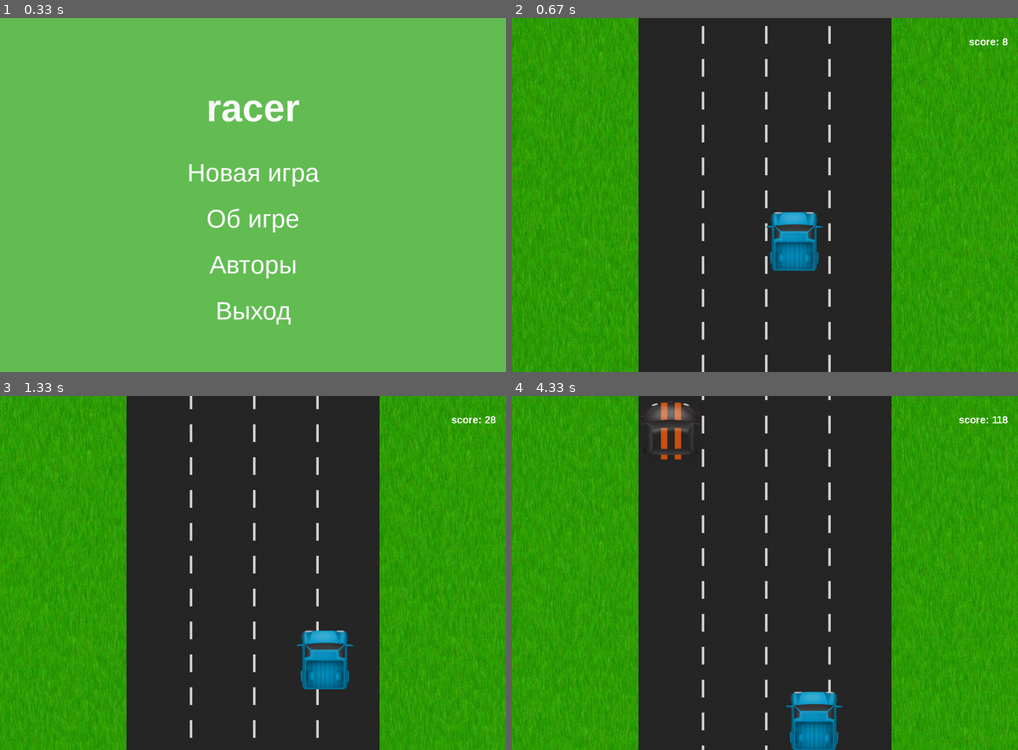
Above: before the commit, frames 1-4 (two rows, left to right).
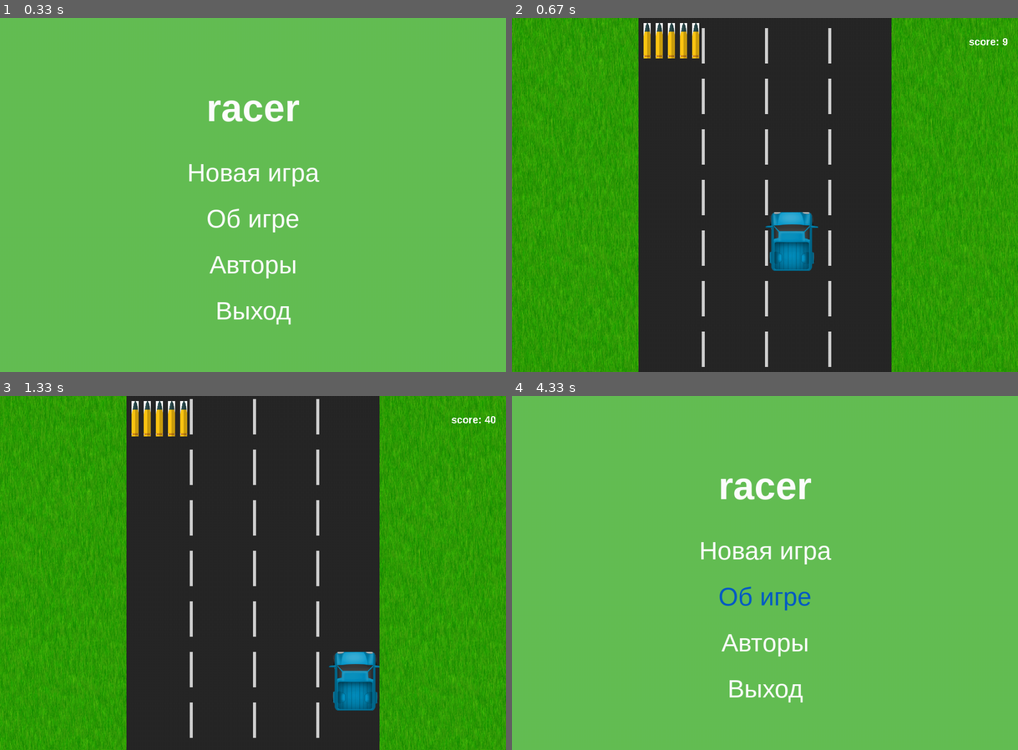
Above: after the commit, the same moments.

Repository: Strexas/pygame_project
Game: pygame game, started from scripts/start.py
Same seed, same stepped clock (60 frames per second), same inputs: the game is played once before the commit and once after it.
Inputs (mouse positions are in pixels of both pictures, inside the frame that each line leads up to):
- Up to frame 1 (0.33 s): no input
- Up to frame 2 (0.67 s): click (765, 170) at 0.38 s
- Up to frame 3 (1.33 s): hold Esc 0.67-1.13 s; hold D 0.67-1.13 s; move the mouse to (232, 587) at 0.7 s
- Up to frame 4 (4.33 s): hold W 1.67-2.13 s; hold D 2.17-2.63 s; hold A 2.67-3.2 s; hold S 3.23-3.53 s; tap Space at 3.57 s; click (952, 696) at 3.95 s; click (765, 597) at 4.28 s

Frame 1 is identical in both runs. In frame 2, 6.5% of the frame differs, in the area x 0-100%, y 0-100%; in frame 3, 8.9%; in frame 4, 100%.

Commit message:
стрельба ракетами)

Diff:
--- a/scripts/background.py
+++ b/scripts/background.py
@@ -10,25 +10,22 @@
         self.surface = pygame.Surface((self.width, self.height))
         self.sprite = pygame.transform.scale(sprite, (width, height))
         self.speed = speed
-        self.rects = [pygame.rect.Rect(
-            0, -self.height, self.width, self.height), pygame.rect.Rect(0, 0, self.width, self.height)]
+        self.sy = 0
         self.timer = pygame.time.get_ticks()
 
     def move(self):
         distance = (pygame.time.get_ticks() - self.timer) / 100 * self.speed
         self.timer = pygame.time.get_ticks()
-        for i in self.rects:
-            i.move_ip(0, distance)
-        if self.rects[0].y > -self.speed:
-            del self.rects[-1]
-            self.rects.insert(0, pygame.rect.Rect(
-                0, -self.height, self.width, self.height))
+        self.sy += distance
+        if self.sy > self.height:
+            self.sy = 0
+
 
     def speed_up(self, speed):
         self.speed += speed
 
     def render(self):
         self.move()
-        for i in self.rects:
-            self.surface.blit(self.sprite, i)
+        self.surface.blit(self.sprite, (0, 0), (0, self.height - self.sy, self.width, self.sy))
+        self.surface.blit(self.sprite, (0, self.sy), (0, 0, self.width, self.height - self.sy))
         return self.surface
--- a/scripts/game.py
+++ b/scripts/game.py
@@ -16,8 +16,10 @@
             f'{self.path}/sprites/cars/{i}') for i in os.listdir(f'{self.path}/sprites/cars/')]
         self.bg_sprite = pygame.image.load(
             f'{self.path}/sprites/background/grass.png')
+        self.bullet_sprite = pygame.image.load(
+            f'{self.path}/sprites/interface/bullet.jpeg')
         self.road = Road(width // 4, 0, width // 2,
-                         height, self.car_sprites, speed=self.speed)
+                         height, self.car_sprites, self.bullet_sprite, speed=self.speed)
         self.left_bg = Background(
             0, 0, self.width // 4, self.height, self.bg_sprite, self.speed)
         self.right_bg = Background(
@@ -26,13 +28,19 @@
         self.score_font = pygame.font.SysFont('Arial', self.width // 50, True)
 
     def speed_up(self):
-        self.speed += 2
-        self.road.speed_up(2)
-        self.left_bg.speed_up(2)
-        self.right_bg.speed_up(2)
+        self.speed += 1
+        print(self.speed)
+        self.road.speed_up(1)
+        self.left_bg.speed_up(1)
+        self.right_bg.speed_up(1)
+
+    def cyckle(self):
+        self.score += self.speed / 20
+        if int(self.score) % 250 == 0:
+            print('add')
+            self.road.add_rocket()
 
     def draw_score(self):
-        self.score += self.speed / 20
         x, y = self.width - \
             self.score_font.size(
                 f'score: {int(self.score)}')[0] - 20, self.height // 20
@@ -40,6 +48,7 @@
                           (x, y))
 
     def render(self):
+        self.cyckle()
         self.surface.blit(self.road.draw(), (self.road.x, self.road.y))
         self.surface.blit(self.left_bg.render(),
                           (self.left_bg.x, self.left_bg.y))
--- a/scripts/main.py
+++ b/scripts/main.py
@@ -2,6 +2,7 @@
 import random
 from menu import Game_Menu, Main_Menu
 from game import Game
+
 
 class Main:
     def __init__(self, display, fps=60):
@@ -17,8 +18,8 @@
                                    self.resolution[0] // 100 * 5, alpha=225)
 
         self.SPEEDUPEVENT = pygame.USEREVENT + 1
-        pygame.time.set_timer(self.SPEEDUPEVENT, 10000)
-
+        self.GAMEOVEREVENT = pygame.USEREVENT + 2
+        pygame.time.set_timer(self.SPEEDUPEVENT, 100)
 
     def back(self):
         print('main')
@@ -29,6 +30,7 @@
 
     def new_game(self):
         self.game = Game(self.resolution[0], self.resolution[1])
+        pygame.time.set_timer(self.SPEEDUPEVENT, 100)
         self.status = 'game'
 
     def game_info(self):
@@ -48,15 +50,17 @@
             if i.type == pygame.QUIT:
                 self.exit()
             if i.type == pygame.KEYDOWN:
-                print('key')
                 self.keyboard_handler(pygame.key.get_pressed())
             if i.type == self.SPEEDUPEVENT and self.status == 'game':
                 self.game.speed_up()
-
+                if self.game.speed > 30:
+                    pygame.time.set_timer(pygame.USEREVENT + 1, 0)
+            if i.type == self.GAMEOVEREVENT:
+                print(self.game.score)
+                self.status = 'main_menu'
 
     def keyboard_handler(self, keys):
         if self.status == 'game':
-            print('game')
             if keys[pygame.K_ESCAPE]:
                 self.status = 'game_menu'
             return
--- a/scripts/road.py
+++ b/scripts/road.py
@@ -3,8 +3,8 @@
 
 
 class Road:
-    def __init__(self, x, y, width, height, car_sprites: list, speed=5, road_color=pygame.Color(40, 40, 40),
-                 car_chance=0.01):
+    def __init__(self, x, y, width, height, car_sprites: list, rocket_sprite, speed=5, road_color=pygame.Color(40, 40, 40),
+                 car_chance=0.01, rocket_count=5):
         self.width = width
         self.height = height
         self.surface = pygame.Surface((width, height))
@@ -12,12 +12,12 @@
         self.y = y
         self.speed = speed
         self.car_chance = car_chance
-        self.markup_width = self.width // 100
-        self.markup_height = self.height // 20
+        self.markup_width = self.width // 80
+        self.markup_height = self.height // 10
         self.generate_markup_rects()
         self.road_color = road_color
 
-        self.car_width = self.width // 4 - 10
+        self.car_width = self.width // 4 - 20
         self.car_height = self.height // 6
         self.car_sprites = [pygame.transform.scale(
             i, (self.car_width, self.car_height)) for i in car_sprites]
@@ -26,9 +26,18 @@
                         self.car_width // 2 for i in range(1, 5)]
 
         self.person = Person(self.width // 2, self.height // 2,
-                             self.width, self.height, random.choice(self.car_sprites))
+                             self.width, self.height, random.choice(self.car_sprites), self.rocket_spawn)
+
+        self.rocket_sprite = pygame.transform.scale(
+            rocket_sprite, (self.height // 50, self.height // 10))
+        self.rocket_max_count = rocket_count
+        self.rocket_count = rocket_count
+        self.rockets = []
 
         self.timer = pygame.time.get_ticks()
+        self.spawn_timer = self.timer
+        self.spawn_time = 3000
+        self.GAMEOVEREVENT = pygame.event.Event(pygame.USEREVENT + 2)
 
     def generate_markup_rects(self):
         self.markup_rects = []
@@ -50,7 +59,10 @@
     def spawn_car(self):
         lines = list(range(4))
         y = -self.car_height
-        if random.randint(1, 1000) < self.car_chance * 1000:
+        time = pygame.time.get_ticks() - self.spawn_timer
+        chance = self.car_chance - (self.spawn_time - time) / 300000
+        if random.randint(1, 1000) < chance * 1000:
+            self.spawn_timer = pygame.time.get_ticks()
             print('spawn')
             if len(self.cars) == 0:
                 line = lines.pop(random.randint(0, len(lines) - 1))
@@ -67,6 +79,40 @@
                         self.lines_x[line], y, self.height, self.speed, random.choice(self.car_sprites)))
                     break
 
+    def rocket_spawn(self):
+        if self.rocket_count > 0:
+            self.rocket_count -= 1
+            rocket_x = self.person.rect.x + self.person.rect.width // 2
+            rocket_y = self.person.rect.y
+            self.rockets.append(Rocket(rocket_x, rocket_y, self.height, self.rocket_sprite, self.person.speed + self.width // 8))
+
+    def move_rockets(self, time):
+        for i in range(len(self.rockets)):
+            if i < len(self.rockets):
+                if self.rockets[i].move(time):
+                    del self.rockets[i]
+
+    def draw_rockets(self):
+        for i in self.rockets:
+            self.surface.blit(i.sprite, i.rect)
+
+    def add_rocket(self):
+        if self.rocket_count < self.rocket_max_count:
+            self.rocket_count += 1
+
+    def check_rockets(self):
+        for c in range(len(self.cars)):
+            if c < len(self.cars):
+                for r in range(len(self.rockets)):
+                    if r < len(self.rockets):
+                        if self.rockets[r].rect.colliderect(self.cars[c].rect):
+                            del self.cars[c]
+                            del self.rockets[r]
+                    else:
+                        return
+            else:
+                return
+
     def move_cars(self, time):
         for i in range(len(self.cars)):
             if i < len(self.cars):
@@ -96,16 +142,36 @@
                 self.markup_rects.insert(0, pygame.rect.Rect(
                     x * i, y, self.markup_width, self.markup_height))
 
-    def draw(self):
+    def draw_interface(self):
+        margin = self.width // 50
+        x, y = margin, margin
+        for i in range(self.rocket_count):
+            self.surface.blit(
+                self.rocket_sprite, (x + (margin * i + self.rocket_sprite.get_width() * i), y))
+
+    def check_alive(self):
+        if self.check_car_collision(self.person.rect):
+            print('game over')
+            pygame.event.post(self.GAMEOVEREVENT)
+
+    def cyckle(self):
         time = (pygame.time.get_ticks() - self.timer) / 100
         self.surface.fill(self.road_color)
         self.spawn_car()
         self.move_cars(time)
         self.move_markup(time)
+        self.move_rockets(time)
+        self.check_rockets()
+        self.check_alive()
+
+    def draw(self):
+        self.cyckle()
         for i in self.markup_rects:
             pygame.draw.rect(self.surface, (210, 210, 210), i)
         self.draw_cars()
         self.surface.blit(self.person.sprite, self.person.check())
+        self.draw_rockets()
+        self.draw_interface()
         return self.surface
 
 
@@ -127,7 +193,7 @@
 
 
 class Person:
-    def __init__(self, x, y, width, height, sprite, ):
+    def __init__(self, x, y, width, height, sprite, rocket_spawn_function):
         self.sprite = sprite
         self.width = width
         self.height = height
@@ -135,6 +201,8 @@
             x, y, sprite.get_width(), sprite.get_height())
         self.speed = 3
         self.state = False
+        self.rocket_spawn_function = rocket_spawn_function
+        self.rocket_timer = pygame.time.get_ticks()
 
     def speed_up(self, speed):
         self.speed += speed
@@ -149,9 +217,25 @@
         if keys[pygame.K_s] and self.rect.y < self.height - self.rect.height:
             self.rect.move_ip(0, self.speed)
         if keys[pygame.K_a] and self.rect.x > 0:
-            self.rect.move_ip(-self.speed, 0)
+            self.rect.move_ip(-self.speed - 2, 0)
         if keys[pygame.K_d] and self.rect.x < self.width - self.rect.width:
-            self.rect.move_ip(self.speed, 0)
+            self.rect.move_ip(self.speed + 2, 0)
+        if keys[pygame.K_SPACE] and pygame.time.get_ticks() > self.rocket_timer + 2000:
+            self.rocket_timer = pygame.time.get_ticks()
+            self.rocket_spawn_function()
         if not self.state and self.rect.y < self.height - self.rect.height:
             self.rect.move_ip(0, self.speed - 1)
         return self.rect
+
+
+class Rocket:
+    def __init__(self, x, y, height, sprite, speed):
+        self.speed = speed
+        self.height = height
+        self.sprite = sprite
+        self.rect = pygame.Rect(x, y, sprite.get_width(), sprite.get_height())
+
+    def move(self, time):
+        distance = time * self.speed
+        self.rect.move_ip(0, -distance)
+        return self.rect.y < -self.rect.height
Binary file added: data/sprites/animation/exp3.jpeg
